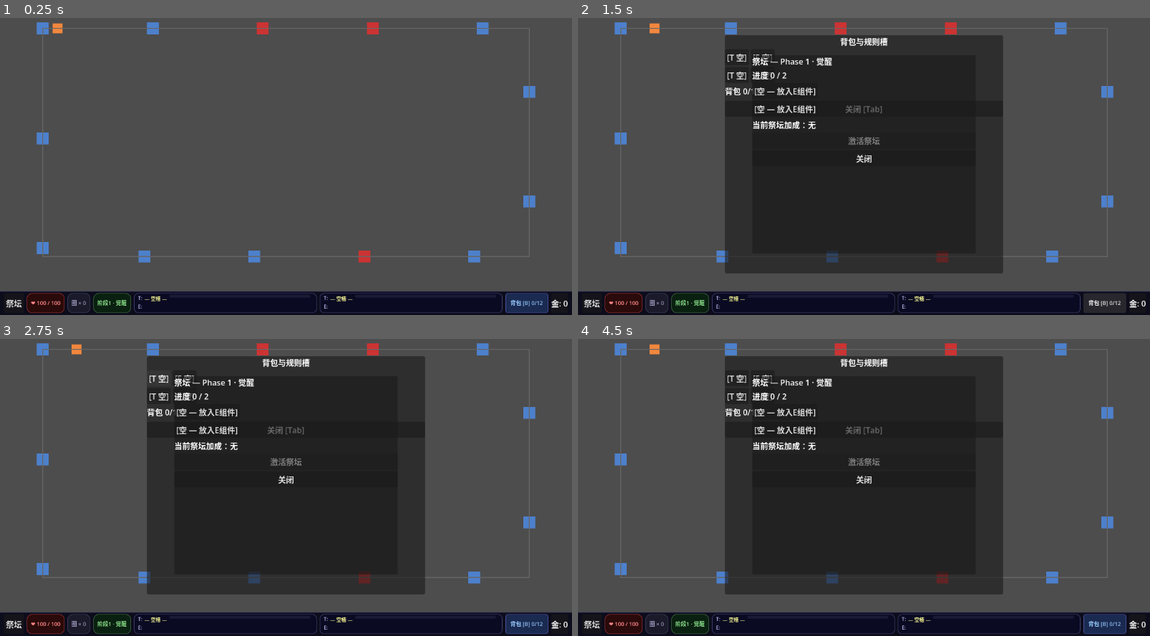
Above: before the commit, frames 1-4 (two rows, left to right).
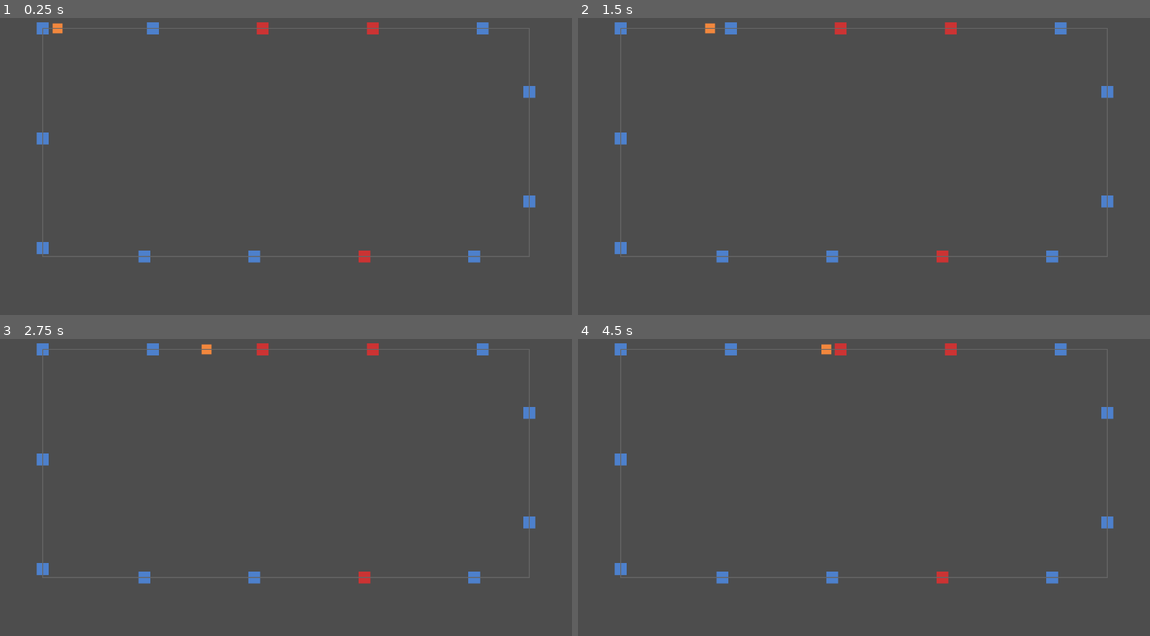
Above: after the commit, the same moments.

Repository: 595145489/attribute-loop
Game: Godot game, scene res://scenes/main.tscn
Two runs of this game, one before a commit and one after it. Both use one fixed random seed, a clock stepped at 60 frames per second and the inputs below.
Inputs (mouse positions are in pixels of both pictures, inside the frame that each line leads up to):
- Up to frame 1 (0.25 s): no input
- Up to frame 2 (1.5 s): click (589, 303) at 0.5 s, where only the run before the commit has a clickable "祭坛"; click (1104, 303) at 1.25 s, where only the run before the commit has a clickable "背包 [B] 0/12"
- Up to frame 3 (2.75 s): click (160, 377) at 2 s, where only the run before the commit has a clickable "[T 空]"
- Up to frame 4 (4.5 s): click (761, 377) at 2.75 s, where only the run before the commit has a clickable "[E 空]"; click (738, 395) at 3.5 s, where only the run before the commit has a clickable "[T 空]"; click (761, 395) at 4.25 s, where only the run before the commit has a clickable "[E 空]"

The runs differ from the first frame. In frame 1, 7.9% of the frame differs, in the area x 0-100%, y 92-100%; in frame 2, 47%; in frame 3, 46%; in frame 4, 47%, in the area x 0-100%, y 1-100%.
Error after the commit: Attempt to call function 'setup' in base 'null instance' on a null instance. (res://src/Main.gd:27)

Commit message:
feat: HUD pressure counter — shows loops_in_phase / world_pressure_window

Diff:
--- a/scenes/ui/hud.tscn
+++ b/scenes/ui/hud.tscn
@@ -289,6 +289,13 @@
 layout_mode = 2
 text = "金: 0"
 
+[node name="PressurePill" type="PanelContainer" parent="BottomBar/HContent" unique_id=312987654]
+layout_mode = 2
+
+[node name="PressureLabel" type="Label" parent="BottomBar/HContent/PressurePill" unique_id=312987655]
+layout_mode = 2
+text = "压力: 0/10圈"
+
 [node name="FloatLabel" type="Label" parent="." unique_id=249889570]
 offset_left = 400.0
 offset_top = 260.0
--- a/src/ui/HUD.gd
+++ b/src/ui/HUD.gd
@@ -12,6 +12,7 @@
 @onready var phase_label: Label = $BottomBar/HContent/PhasePill/PhaseLabel
 @onready var bag_btn: Button = $BottomBar/HContent/BagButton
 @onready var gold_label: Label = $BottomBar/HContent/GoldPill/GoldLabel
+@onready var pressure_label: Label = $BottomBar/HContent/PressurePill/PressureLabel
 @onready var float_label: Label = $FloatLabel
 
 @onready var _t_name: Array[Label] = [
@@ -55,6 +56,7 @@
 	phase_label.text = "阶段%d · %s" % [GameState.current_phase, phase_data.phase_name]
 	bag_btn.text = "背包 [B] %d/%d" % [GameState.inventory.size(), DataTables.config.inventory_cap]
 	gold_label.text = "金: %d" % GameState.gold
+	pressure_label.text = "压力: %d/%d圈" % [GameState.loops_in_phase, phase_data.world_pressure_window]
 	for i in GameState.rule_slots.size():
 		_update_rule_panel(i)
 
